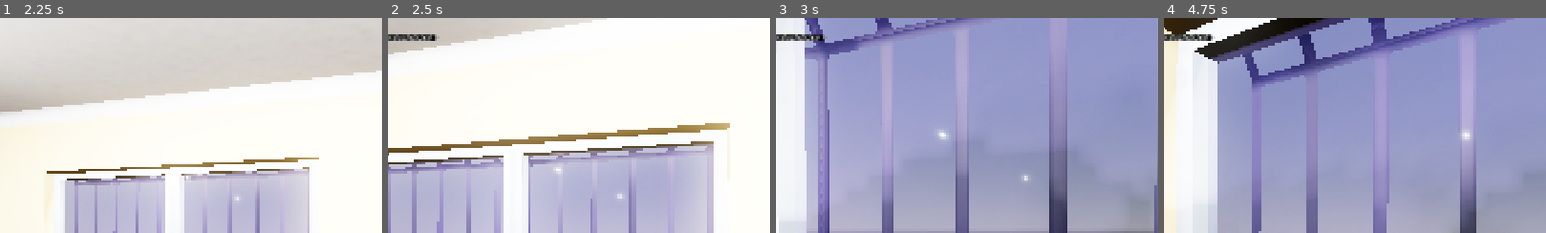
Above: before the commit, frames 1-4 (left to right).
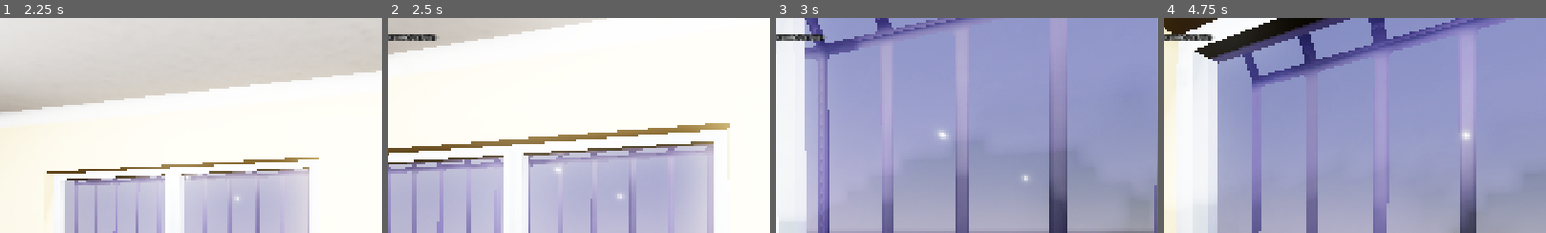
Above: after the commit, the same moments.

Repository: takanazwa5/ProjektMonopolowy
Game: Godot game, scene res://scenes/game/game.tscn
The game is run twice, just before and just after one commit, with the same random seed, the same clock (stepped at 60 frames per second) and the same inputs.
Inputs (mouse positions are % of the whole screen's width and height, from its top left):
- Up to frame 1 (2.25 s): tap Enter at 0.5 s; move the mouse to (55, 50) at 0.52 s; hold E (interact) 0.53-1.28 s; hold W (walk_forward) from 0.53 s (still down); click (55, 50) at 0.67 s; move the mouse to (45, 50) at 1.27 s; tap Ctrl (crouch) at 1.35 s; click (45, 50) at 1.42 s; tap E (interact) at 1.55 s; move the mouse to (52, 48) at 2.02 s; hold G (drop_item) from 2.03 s (still down); click (52, 48) at 2.17 s
- Up to frame 2 (2.5 s): keep holding W (walk_forward); keep holding G (drop_item); tap E (interact) at 2.3 s
- Up to frame 3 (3 s): keep holding W (walk_forward); move the mouse to (49, 52) at 2.77 s; release G (drop_item) at 2.78 s; tap E (interact) at 2.85 s; click (49, 52) at 2.92 s
- Up to frame 4 (4.75 s): keep holding W (walk_forward); move the mouse to (57, 51) at 3.52 s; press the mouse at (57, 51) at 3.53 s; tap E (interact) at 3.8, 4.35 s; move the mouse to (42, 49) at 4.27 s; release the mouse at (42, 49) at 4.28 s; click (42, 49) at 4.42 s
The pictures show only the part of the screen within x 14-64%, y 0-50%; the shares and areas given below are measured in that part.

Frame 1 is identical in both runs. In frame 2, 0.1% of the frame differs, in the area x 2-13%, y 7-11%; in frame 3, 0.1%; in frame 4, 0.2%.

Commit message:
Add dialog first prototype

Diff:
--- a/features/dialog/dialog.gd
+++ b/features/dialog/dialog.gd
@@ -1,4 +1,34 @@
 class_name Dialog extends Control
 
 
+signal opened
+signal closed
+
+
+const ANIMATION_SPEED: float = 1.0
+
+
 @onready var dialog_label: Label = %DialogLabel
+
+
+func open(who: String, what: String) -> void:
+
+	opened.emit()
+	dialog_label.text = "%s: %s" % [who, what]
+	dialog_label.visible_characters = who.length()
+	show()
+	var tween: Tween = create_tween()
+	tween.tween_property(dialog_label, ^"visible_ratio", 1.0, ANIMATION_SPEED)
+
+
+func _input(_event: InputEvent) -> void:
+
+	if not visible: return
+	print("XD")
+	if Input.is_mouse_button_pressed(MOUSE_BUTTON_LEFT):
+
+		if dialog_label.visible_ratio < 1.0: dialog_label.visible_ratio = 1.0
+		else:
+
+			closed.emit()
+			hide()
--- a/features/dialog/dialog.tscn
+++ b/features/dialog/dialog.tscn
@@ -45,5 +45,3 @@
 layout_mode = 2
 size_flags_vertical = 1
 text = "[NPCNAME]: [Dialog]"
-visible_characters = 0
-visible_ratio = 0.0
--- a/features/npc/shared/npc.gd
+++ b/features/npc/shared/npc.gd
@@ -15,6 +15,8 @@
 
 
 func _ready() -> void:
+
+	if not OS.is_debug_build(): state_label.hide()
 
 	navigation_agent_3d.target_reached.connect(_on_target_reached)
 	navigation_agent_3d.navigation_finished.connect(_on_navigation_finished)
@@ -55,8 +57,8 @@
 	if not event.is_action_pressed(&"interact"): return
 
 	var player: Player = get_tree().get_first_node_in_group(&"player")
-	var dialog: Dialog = player.dialog
-	dialog.show()
+	var dialog: Dialog = player.hud.dialog
+	dialog.open(name, "Yeet")
 
 
 func navigate_to_node(node: Node3D) -> void:
--- a/features/player/hud/hud.gd
+++ b/features/player/hud/hud.gd
@@ -6,6 +6,7 @@
 
 @onready var reticle: Reticle = %Reticle
 @onready var item_preview_prompt: Control = %ItemPreviewPrompt
+@onready var dialog: Dialog = %Dialog
 
 
 func _ready() -> void:
--- a/features/player/player.gd
+++ b/features/player/player.gd
@@ -24,6 +24,8 @@
 	item_preview.item_entered.connect(_on_item_entered_preview)
 	item_preview.item_exited.connect(_on_item_exited_preview)
 	interaction_raycast.collider_changed.connect(_on_interaction_raycast_collider_changed)
+	hud.dialog.opened.connect(_on_dialog_opened)
+	hud.dialog.closed.connect(_on_dialog_closed)
 
 
 func _unhandled_input(event: InputEvent) -> void:
@@ -81,3 +83,15 @@
 func _on_interaction_raycast_collider_changed(collider: Object) -> void:
 
 	hud.reticle.collider = collider
+
+
+func _on_dialog_opened() -> void:
+
+	can_move = false
+	can_move_camera = false
+
+
+func _on_dialog_closed() -> void:
+
+	can_move = true
+	can_move_camera = true
